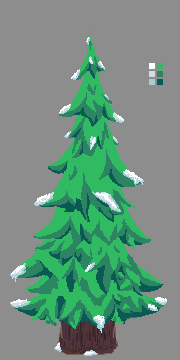
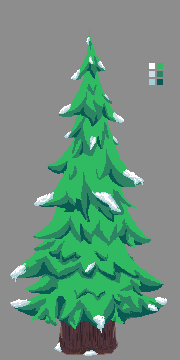
Before/after of a 180x360 layered artwork. What changed in the layer stack:
added layer "Layer 3" in group "base" over [28, 169, 142, 306]
